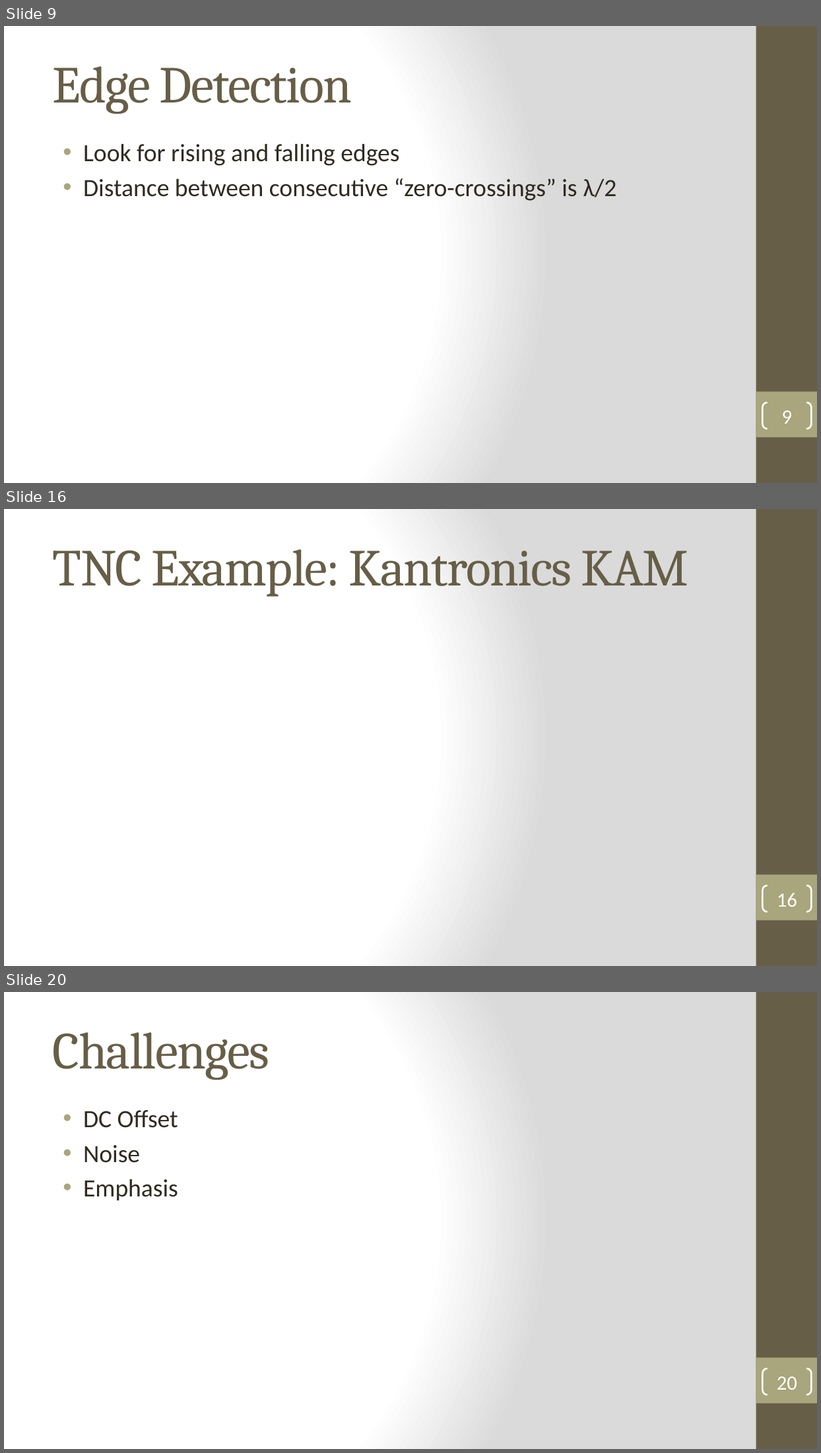
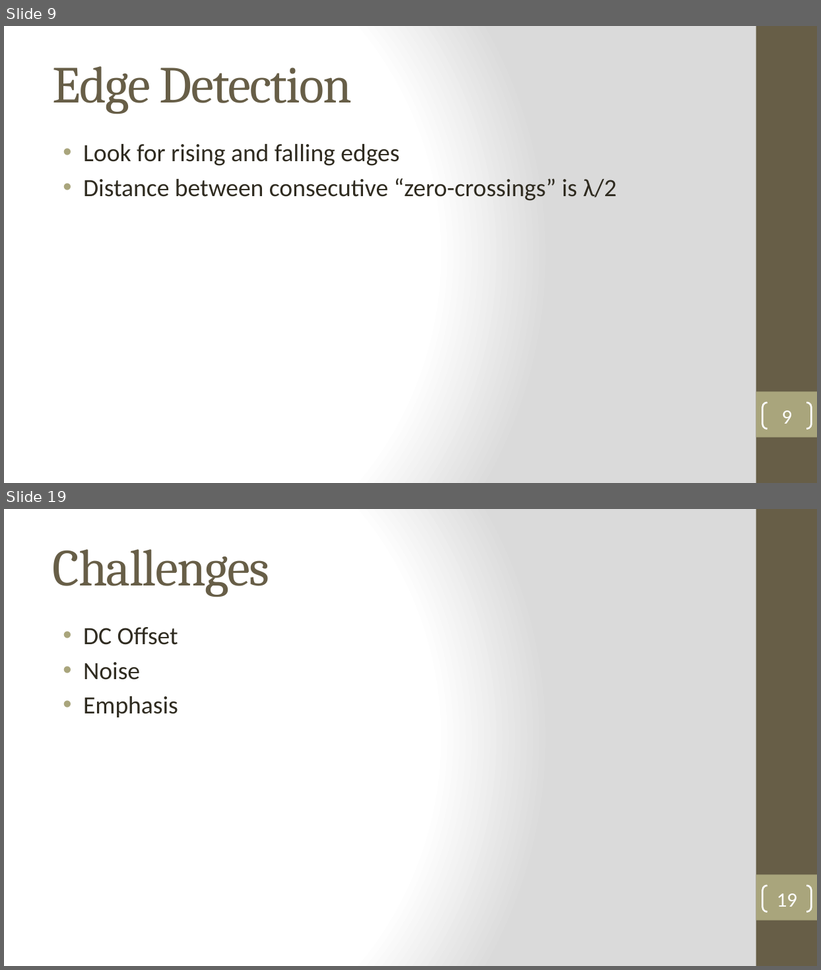
Before and after one commit to robbieford/RRXThesis, a slide deck: Thesis Defense.pptx. Shown one above the other, each under a label of ours: slides 9, 16 and 20 before the commit, slides 9 and 19 after it; the slides between them are not shown. The pictures are 821x1453 and 821x970 pixels, drawn with LibreOffice and Linux fonts; fonts in the diff are those of the drawing. Boxes give left, top, right and bottom in pixels: in the first picture for what was removed or moved away, otherwise in the second. Text is boxed around its words. In the diff, an @@ line names an element or a change of style, - is before the commit and + after.

```diff
--- a/Thesis Defense.pptx
+++ b/Thesis Defense.pptx
@@ slide 16 removed at [4,509,817,966], background gradient #FFFFFF to #DADADA; not listed: 2 template elements that a slide beside it also shows @@
@@ title removed at [53,549,689,597] @@
-TNC Example: Kantronics KAM
@@ page number removed at [762,885,811,912] @@
-16
@@ what was slide 20 is now slide 19 @@
@@ page number at [777,894,797,907]: text changed @@
-20
+19
```
Also in this commit, not shown: 12 slides changed, 1 slide added, 1 other slide removed, 2 other files.
